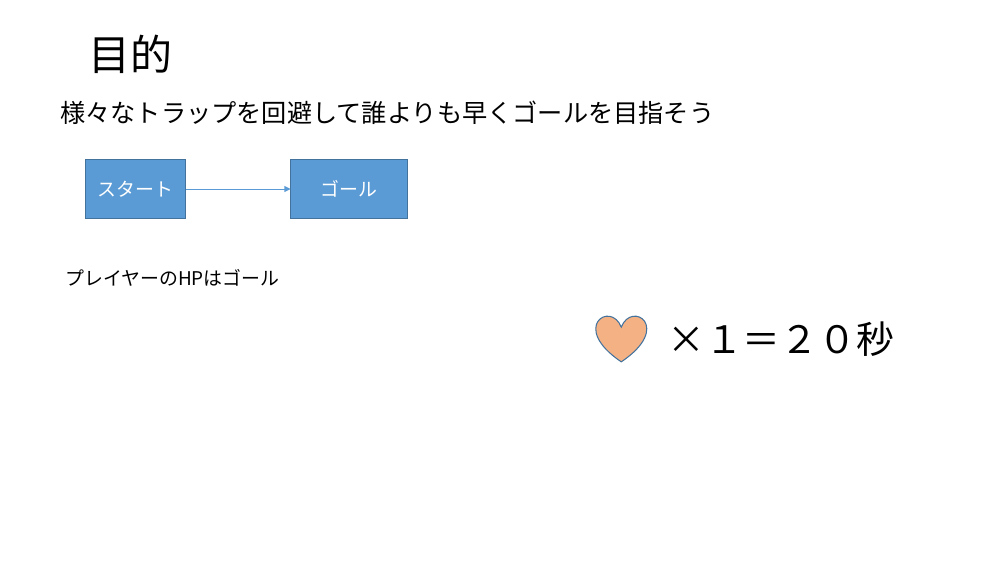
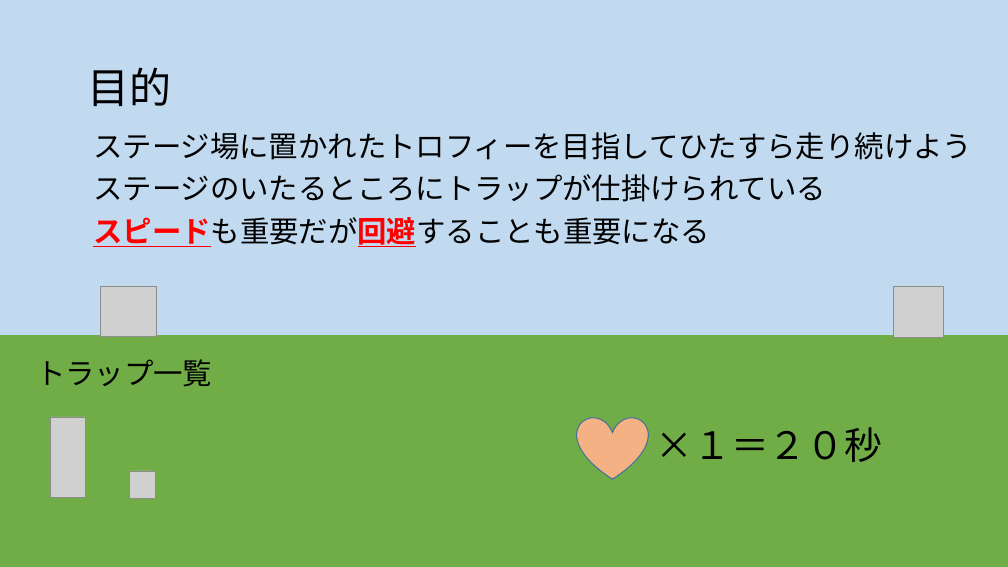
Before and after one commit to rinne-9029/Action1, a slide deck: slide 2 of 個人製作(テーマ・LIFE).pptx. Drawn at 1008x567 pixels with LibreOffice and Linux fonts; fonts in the diff are those of the drawing; grey boxes stand for pictures. Boxes give left, top, right and bottom in pixels: in the first picture for what was removed or moved away, otherwise in the second. Text is boxed around its words. In the diff, an @@ line names an element or a change of style, - is before the commit and + after.

```diff
--- a/個人製作(テーマ・LIFE).pptx
+++ b/個人製作(テーマ・LIFE).pptx
@@ background #FFFFFF to gradient #C2DAEF to #70AD47 @@
@@ title "目的": place and size @@
-title "目的" at (88, 34, 172, 73)
+title "目的" at (88, 67, 172, 106)
@@ subtitle at (93, 132, 972, 247): text changed; size 24 to 28 pt @@
-様々なトラップを回避して誰よりも早くゴールを目指そう
+ステージ場に置かれたトロフィーを目指してひたすら走り続けよう
+ステージのいたるところにトラップが仕掛けられている
+スピードも重要だが回避することも重要になる
@@ rectangle removed at (86, 160, 186, 219) @@
-スタート
@@ rectangle removed at (290, 160, 407, 219) @@
-ゴール
@@ arrow removed from (186, 189) to (290, 189) @@
@@ text removed at (65, 269, 279, 286) @@
-プレイヤーのHPはゴール
@@ picture added at (101, 287, 157, 337) @@
@@ picture added at (893, 287, 944, 337) @@
@@ text added at (36, 359, 212, 387), 28 pt, text #000000 @@
+トラップ一覧
@@ picture added at (51, 417, 86, 498) @@
@@ heart: place and size @@
-heart at (596, 315, 647, 361)
+heart at (577, 417, 648, 479)
@@ text "×１＝２０秒": place and size @@
-text "×１＝２０秒" at (667, 321, 894, 356)
+text "×１＝２０秒" at (656, 427, 883, 462)
@@ picture added at (130, 471, 157, 499) @@
```
Also in this commit, not shown: 1 other slide changed, 3 slides added, 1 slide removed, 9 other files.
